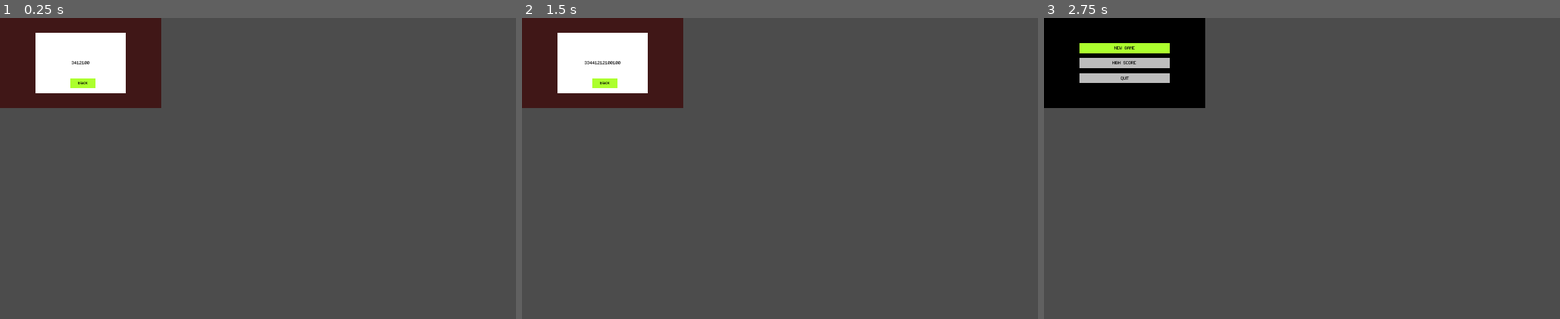
Above: before the commit, frames 1-3 (left to right).
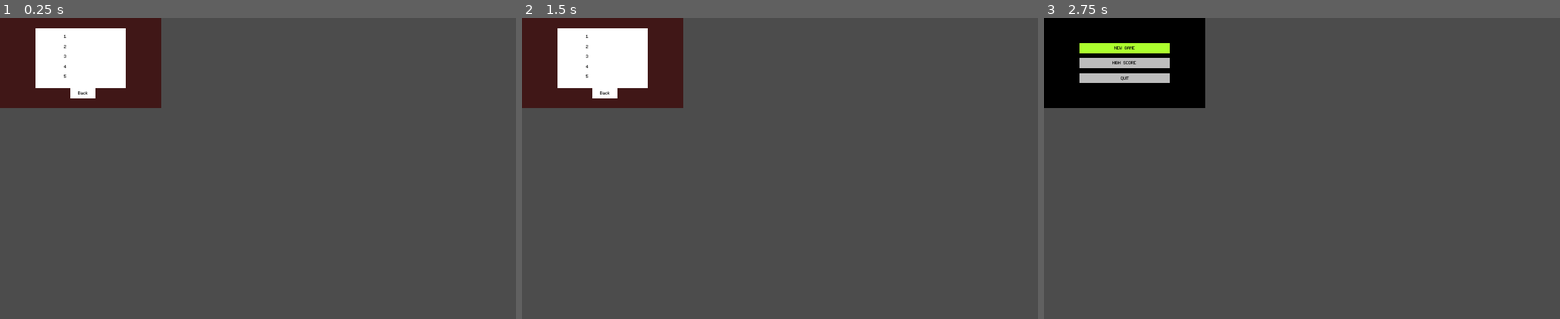
Above: after the commit, the same moments.

Repository: alittek/AC31009-Game
Game: Godot game, scene res://GameScore.tscn
The game is run twice, just before and just after one commit, with the same random seed, the same clock (stepped at 60 frames per second) and the same inputs. This scene is started directly instead of the project's main scene.
Inputs:
- Up to frame 1 (0.25 s): no input
- Up to frame 2 (1.5 s): tap Enter at 0.5 s; hold Right (move_right) 0.53-1.28 s; hold Space (interact) 0.53-1.28 s; hold Down (move_down) from 1.28 s (still down); tap Space (interact) at 1.35 s
- Up to frame 3 (2.75 s): tap Enter at 2 s; release Down (move_down) at 2.03 s; hold Right (move_right) from 2.03 s (still down); hold Space (interact) from 2.03 s (still down)

The runs differ from the first frame. In frame 1, 0.8% of the frame differs, in the area x 6-25%, y 3-27%; in frame 2, 0.8%; in frame 3, nothing differs.
Error after the commit: Invalid call. Nonexistent function 'split' in base 'Nil'. (res://GameScore.gd:38)

Commit message:
print top 5 scores to score board

Diff:
--- a/FileSystem.gd
+++ b/FileSystem.gd
@@ -5,7 +5,6 @@
 #var highscore
 var status
 var highscores
-
 
 func start():
 	save_score(3)
--- a/GameScore.gd
+++ b/GameScore.gd
@@ -1,27 +1,41 @@
 extends Node2D
 
-onready var score : Label = get_node("Score/Label")
+onready var score1 : Label = get_node("Score/Label_1")
+onready var score2 : Label = get_node("Score/Label_2")
+onready var score3 : Label = get_node("Score/Label_3")
+onready var score4 : Label = get_node("Score/Label_4")
+onready var score5 : Label = get_node("Score/Label_5")
+
 var file = load("res://FileSystem.gd").new()
-var intArray = []
+var array = []
 
 func _ready():
 	# can be removed, adds values to file
-	file.start()
+	#file.start()
 	var scores = file.load_score()
 	create_scores(scores)
 
 func display_score():
 	$Back.color = Color.greenyellow
-	# print top 5 scores
-	for i in range(intArray.size()):
-		print(intArray[i])
-		score.text += str(intArray[i])
-
+	var arraySize = array.size()
+	# check number of scores saved and print at most the top 5
+	if arraySize > 0:
+		score1.text = str(array[0])
+	if arraySize > 1:
+		score2.text = str(array[1])
+	if arraySize > 2:
+		score3.text = str(array[2])
+	if arraySize > 3:
+		score4.text = str(array[3])
+	if arraySize > 4:
+		score5.text = str(array[4])
 
 # create the array with the top five scores
 func create_scores(score):
+	var scoreArray = []
+	var intArray = []
 	# split string of scores into array
-	var scoreArray = score.split(",", true, 0)
+	scoreArray = score.split(",", true, 0)
 	# remove last empty index
 	scoreArray.remove(scoreArray.size()-1)
 
@@ -32,6 +46,17 @@
 
 	# sort array high to low
 	intArray.sort()
+
+	var number_of_scores
+	if intArray.size() < 5:
+		number_of_scores = intArray.size()
+	else:
+		number_of_scores = 5
+
+	# add five last values from array to highscore array
+	for i in range(number_of_scores):
+		var finalScore = intArray[intArray.size()-(i+1)]
+		array.append(finalScore)
 	display_score()
 
 func _input(event):
--- a/GameScore.tscn
+++ b/GameScore.tscn
@@ -16,28 +16,135 @@
 
 [node name="Score" type="ColorRect" parent="."]
 margin_left = 70.0
-margin_top = 30.0
+margin_top = 20.0
 margin_right = 250.0
-margin_bottom = 150.0
+margin_bottom = 140.0
 __meta__ = {
 "_edit_use_anchors_": false
 }
 
-[node name="Label" type="Label" parent="Score"]
-margin_left = 5.0
-margin_top = 5.0
-margin_right = 175.0
-margin_bottom = 115.0
+[node name="Label1" type="Label" parent="Score"]
+margin_left = 40.0
+margin_top = 10.0
+margin_right = 80.0
+margin_bottom = 25.0
+custom_fonts/font = ExtResource( 1 )
+custom_colors/font_color = Color( 0, 0, 0, 1 )
+text = "1"
+align = 1
+valign = 1
+
+[node name="Label2" type="Label" parent="Score"]
+margin_left = 40.0
+margin_top = 30.0
+margin_right = 80.0
+margin_bottom = 45.0
+custom_fonts/font = ExtResource( 1 )
+custom_colors/font_color = Color( 0, 0, 0, 1 )
+text = "2"
+align = 1
+valign = 1
+
+[node name="Label3" type="Label" parent="Score"]
+margin_left = 40.0
+margin_top = 50.0
+margin_right = 80.0
+margin_bottom = 65.0
+custom_fonts/font = ExtResource( 1 )
+custom_colors/font_color = Color( 0, 0, 0, 1 )
+text = "3"
+align = 1
+valign = 1
+
+[node name="Label4" type="Label" parent="Score"]
+margin_left = 40.0
+margin_top = 70.0
+margin_right = 80.0
+margin_bottom = 85.0
+custom_fonts/font = ExtResource( 1 )
+custom_colors/font_color = Color( 0, 0, 0, 1 )
+text = "4"
+align = 1
+valign = 1
+
+[node name="Label5" type="Label" parent="Score"]
+margin_left = 40.0
+margin_top = 90.0
+margin_right = 80.0
+margin_bottom = 105.0
+custom_fonts/font = ExtResource( 1 )
+custom_colors/font_color = Color( 0, 0, 0, 1 )
+text = "5"
+align = 1
+valign = 1
+__meta__ = {
+"_edit_use_anchors_": false
+}
+
+[node name="Label_1" type="Label" parent="Score"]
+margin_left = 80.0
+margin_top = 10.0
+margin_right = 130.0
+margin_bottom = 25.0
+custom_fonts/font = ExtResource( 1 )
+custom_colors/font_color = Color( 0, 0, 0, 1 )
+align = 1
+valign = 1
+__meta__ = {
+"_edit_use_anchors_": false
+}
+
+[node name="Label_2" type="Label" parent="Score"]
+margin_left = 80.0
+margin_top = 30.0
+margin_right = 130.0
+margin_bottom = 45.0
+custom_fonts/font = ExtResource( 1 )
+custom_colors/font_color = Color( 0, 0, 0, 1 )
+align = 1
+valign = 1
+__meta__ = {
+"_edit_use_anchors_": false
+}
+
+[node name="Label_3" type="Label" parent="Score"]
+margin_left = 80.0
+margin_top = 50.0
+margin_right = 130.0
+margin_bottom = 65.0
 custom_fonts/font = ExtResource( 1 )
 custom_colors/font_color = Color( 0, 0, 0, 1 )
 align = 1
 valign = 1
 
+[node name="Label_4" type="Label" parent="Score"]
+margin_left = 80.0
+margin_top = 70.0
+margin_right = 130.0
+margin_bottom = 85.0
+custom_fonts/font = ExtResource( 1 )
+custom_colors/font_color = Color( 0, 0, 0, 1 )
+align = 1
+valign = 1
+
+[node name="Label_5" type="Label" parent="Score"]
+margin_left = 80.0
+margin_top = 90.0
+margin_right = 130.0
+margin_bottom = 105.0
+custom_fonts/font = ExtResource( 1 )
+custom_colors/font_color = Color( 0, 0, 0, 1 )
+align = 1
+valign = 1
+__meta__ = {
+"_edit_use_anchors_": false
+}
+
 [node name="Back" type="ColorRect" parent="."]
 margin_left = 140.0
-margin_top = 120.0
+margin_top = 140.0
 margin_right = 190.0
-margin_bottom = 140.0
+margin_bottom = 160.0
 __meta__ = {
 "_edit_use_anchors_": false
 }
